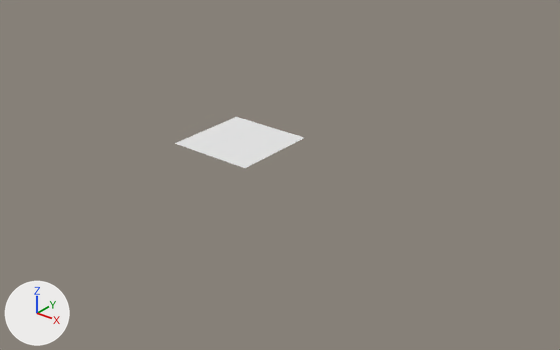
One commit to the Blender file Assets/Simple Wave Defense/Models/Environment/Floor.blend: the scene before it, then after it.
Before and after are seen from a 50 mm lens placed at (1036.0, -1157.0, 668.0), pointed at (96.0, 17.0, -60.0). The axes (+X, +Y, +Z) are drawn at lower left. The lights are the same throughout.
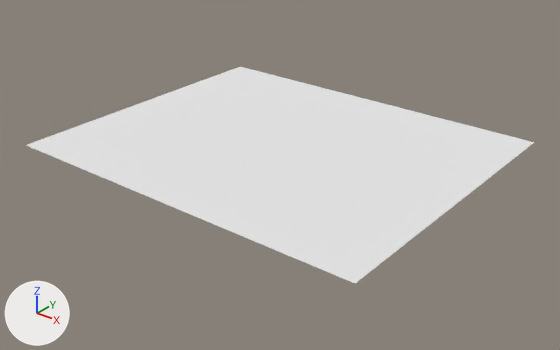
Patch to the scene script:
```diff
--- a/Assets/Simple Wave Defense/Models/Environment/Floor.blend.py
+++ b/Assets/Simple Wave Defense/Models/Environment/Floor.blend.py
@@ me_cube @@
 # used by ob_cube; location = (0.0, 0.0, 0.0)
-me_cube.from_pydata(...)  # 1190 vertices, 1122 faces; spans x -100.0..100.0, y -100.0..100.0, z 0.0
+me_cube.from_pydata(...)  # 1332 vertices, 1260 faces; spans x -343.0..502.0, y -306.0..389.0, z 0.0
+# me_cube part 1
+# 35 new vertices lie (0.0, -206.0, 0.0) away from vertices in x -100.0..100.0, y -100.0, z 0.0
+# 35 new vertices lie (402.0, 0.0, 0.0) away from vertices in x 100.0, y -306.0..100.0, z 0.0
+# 36 new vertices lie (0.0, 289.0, 0.0) away from vertices in x -100.0..502.0, y 100.0, z 0.0
+# 36 new vertices lie (-243.0, 0.0, 0.0) away from vertices in x -100.0, y -306.0..389.0, z 0.0
+# 138 new faces join them
 me_cube.materials.append(mat_material)
```

Boxes [x1, y1, x2, y2] around the edits, measured in the pictures (560 x 350 px):
'Cube', reshaped (292% wider, 317% taller)
    before: [175, 117, 304, 168]
    after: [26, 67, 534, 283]
part 1 of me_cube, added
    after: [26, 67, 534, 283]
